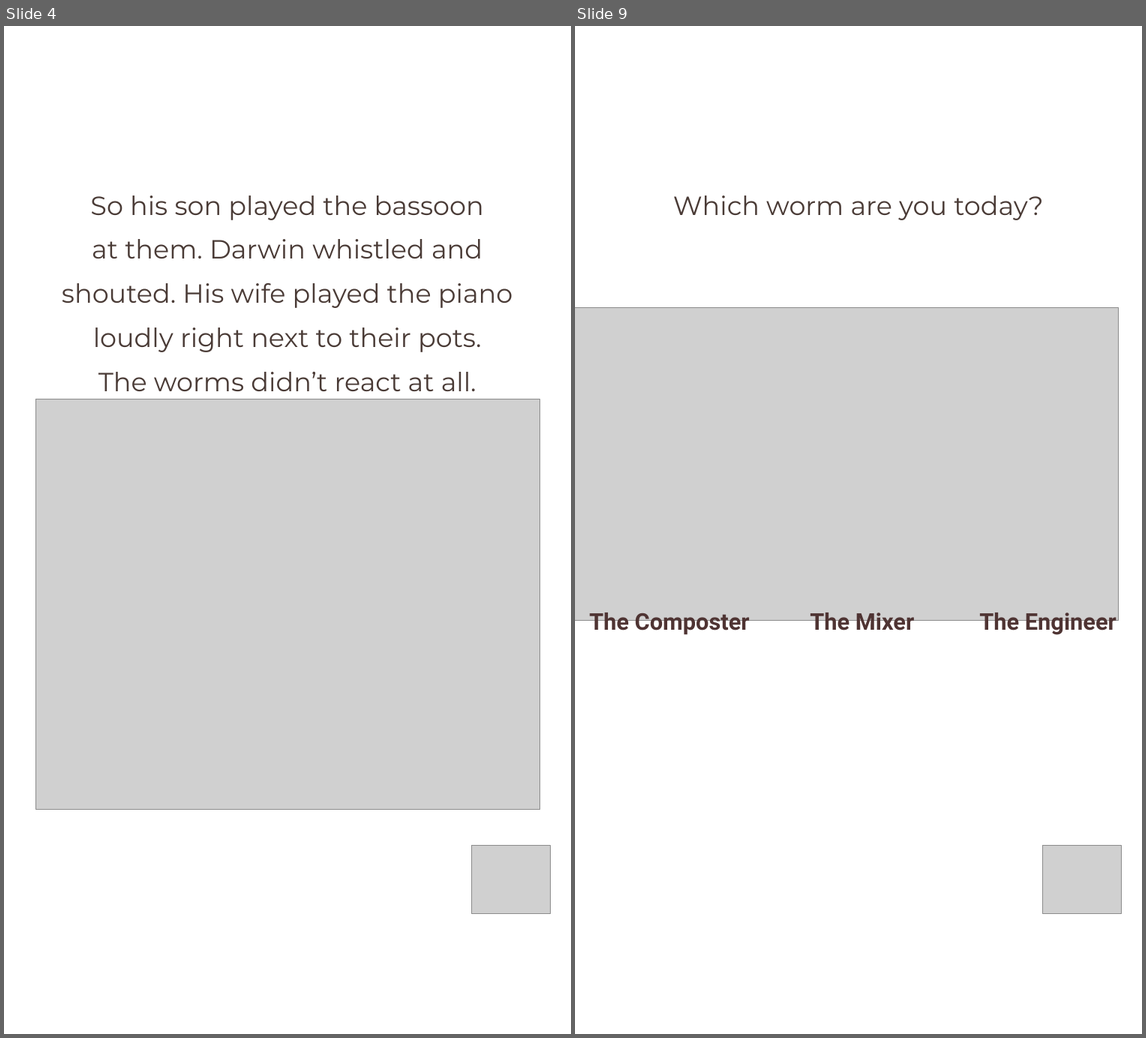
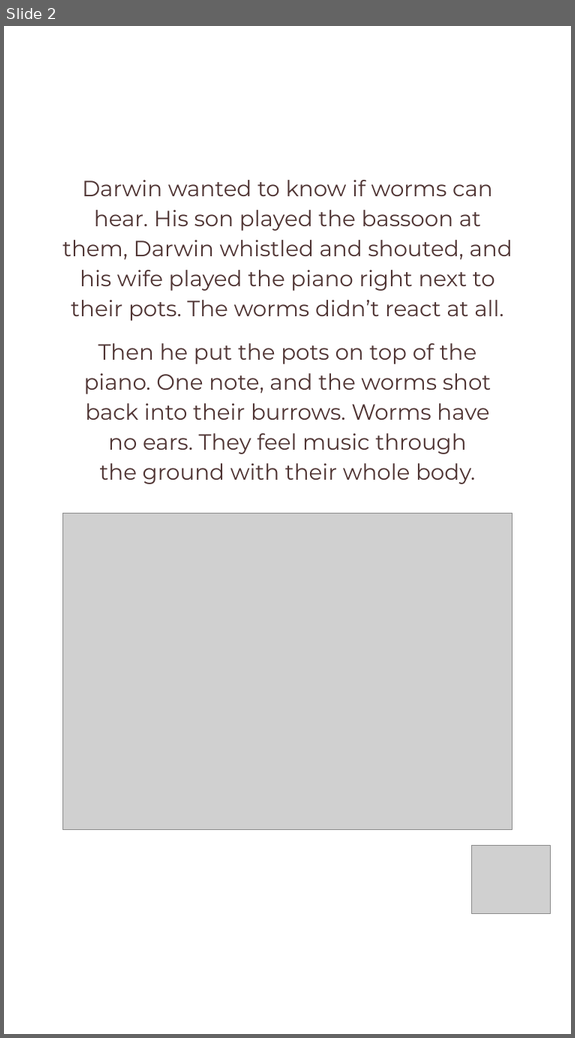
Before and after one commit to linneamoritznyc/final-SFWsite-Linnea, a slide deck: social/earthworm-day-2026-10-21/21-10-2026-wed-ig-story-earthworm.pptx. Shown side by side, each under a label of ours: slides 4 and 9 before the commit, slide 2 after it; the slides between them are not shown. The pictures are 1146x1038 and 575x1038 pixels, drawn with LibreOffice and Linux fonts; fonts in the diff are those of the drawing; grey boxes stand for pictures. Boxes give left, top, right and bottom in pixels: in the first picture for what was removed or moved away, otherwise in the second. Text is boxed around its words. In the diff, an @@ line names an element or a change of style, - is before the commit and + after.

```diff
--- a/social/earthworm-day-2026-10-21/21-10-2026-wed-ig-story-earthworm.pptx
+++ b/social/earthworm-day-2026-10-21/21-10-2026-wed-ig-story-earthworm.pptx
@@ slide 9 removed at (575, 26, 1142, 1034), background #FFFFFF @@
@@ text removed at (673, 196, 1043, 220) @@
-Which worm are you today?
@@ picture removed at (575, 308, 1118, 620) @@
@@ text removed at (589, 612, 750, 636) @@
-The Composter
@@ text removed at (810, 612, 914, 636) @@
-The Mixer
@@ text removed at (979, 612, 1117, 636) @@
-The Engineer
@@ picture removed at (1042, 845, 1121, 913) @@
@@ what was slide 4 is now slide 2 @@
@@ slide 2 changed as well @@
@@ text at (62, 180, 512, 321): text changed; size 37.5 to 31.5 pt; text colour #4A3B36 to #4F3433 @@
-So his son played the bassoon
-at them. Darwin whistled and
-shouted. His wife played the piano
-loudly right next to their pots.
-The worms didn’t react at all.
+Darwin wanted to know if worms can
+hear. His son played the bassoon at
+them, Darwin whistled and shouted, and
+his wife played the piano right next to
+their pots. The worms didn’t react at all.
@@ text added at (84, 343, 492, 484), 31.5 pt, text #4F3433 @@
+Then he put the pots on top of the
+piano. One note, and the worms shot
+back into their burrows. Worms have
+no ears. They feel music through
+the ground with their whole body.
@@ picture: place and size @@
-picture at (36, 399, 540, 809)
+picture at (63, 513, 512, 829)
```
Also in this commit, not shown: 2 other slides changed, 1 slide added, 5 other slides removed, 30 other files.
